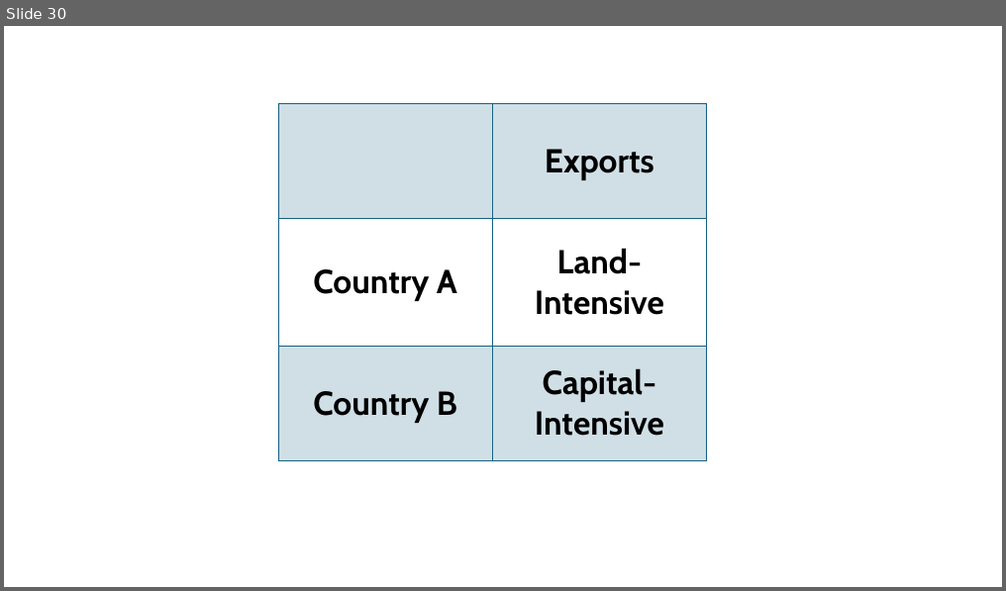
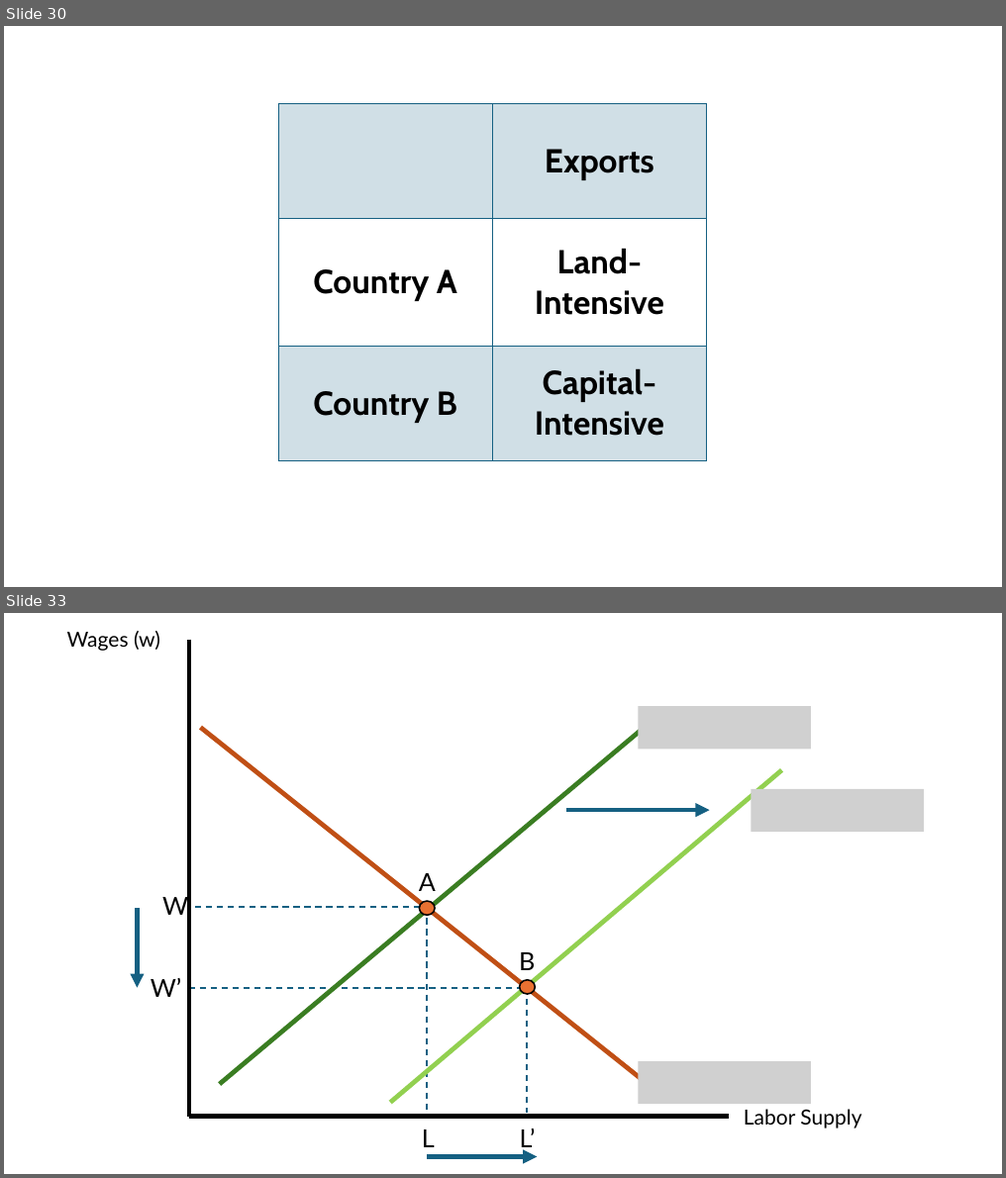
Before and after one commit to jrojas1003/EC-380-Intl-Econ-Issues, a slide deck: Slides/graph-creator.pptx. Shown one above the other, each under a label of ours: slide 30 before the commit, slides 30 and 33 after it; the slides between them are not shown. The pictures are 1006x591 and 1006x1178 pixels, drawn with LibreOffice and Linux fonts; fonts in the diff are those of the drawing; grey boxes stand for pictures. Boxes give left, top, right and bottom in pixels: in the first picture for what was removed or moved away, otherwise in the second. Text is boxed around its words. In the diff, an @@ line names an element or a change of style, - is before the commit and + after.

Commit message:
updated with lecture 03 images

```diff
--- a/Slides/graph-creator.pptx
+++ b/Slides/graph-creator.pptx
@@ slide 33 added at [4, 613, 1002, 1174], background #FFFFFF @@
@@ text added at [67, 631, 160, 651], 20 pt, text #000000 @@
+Wages (w)
@@ line added from (189, 639) to (189, 1118), #000000 4.5 pt @@
@@ line added from (201, 728) to (648, 1084), #C04F15 4.5 pt @@
@@ line added from (648, 725) to (220, 1084), #3B7D23 4.5 pt @@
@@ picture added at [638, 707, 811, 750] @@
@@ line added from (782, 770) to (390, 1103), #92D050 4.5 pt @@
@@ picture added at [751, 789, 924, 832] @@
@@ arrow added from (566, 810) to (710, 810), #156082 4.5 pt @@
@@ text added at [419, 873, 436, 891], 24 pt, text #000000 @@
+A
@@ arrow added from (138, 908) to (138, 988), #156082 4.5 pt @@
@@ text added at [162, 894, 188, 920], 24 pt, text #000000 @@
+W
@@ line added from (195, 907) to (427, 907), #156082 1.5 pt dashed @@
@@ ellipse added at [420, 901, 436, 916], fill #E97132, outline #000000 1.5 pt @@
@@ line added from (427, 907) to (427, 1111), #156082 1.5 pt dashed @@
@@ text added at [519, 953, 535, 970], 24 pt, text #000000 @@
+B
@@ text added at [151, 978, 181, 997], 24 pt, text #000000 @@
+W’
@@ line added from (189, 988) to (527, 988), #156082 1.5 pt dashed @@
@@ ellipse added at [520, 980, 536, 995], fill #E97132, outline #000000 1.5 pt @@
@@ line added from (527, 988) to (527, 1113), #156082 1.5 pt dashed @@
@@ picture added at [638, 1061, 811, 1104] @@
@@ line added from (730, 1117) to (189, 1117), #000000 4.5 pt @@
@@ text added at [744, 1109, 861, 1129], 20 pt, text #000000 @@
+Labor Supply
@@ text added at [422, 1130, 435, 1148], 24 pt, text #000000 @@
+L
@@ text added at [520, 1129, 536, 1152], 24 pt, text #000000 @@
+L’
@@ arrow added from (427, 1157) to (537, 1157), #156082 4.5 pt @@
```
Also in this commit, not shown: 1 other slide added.
